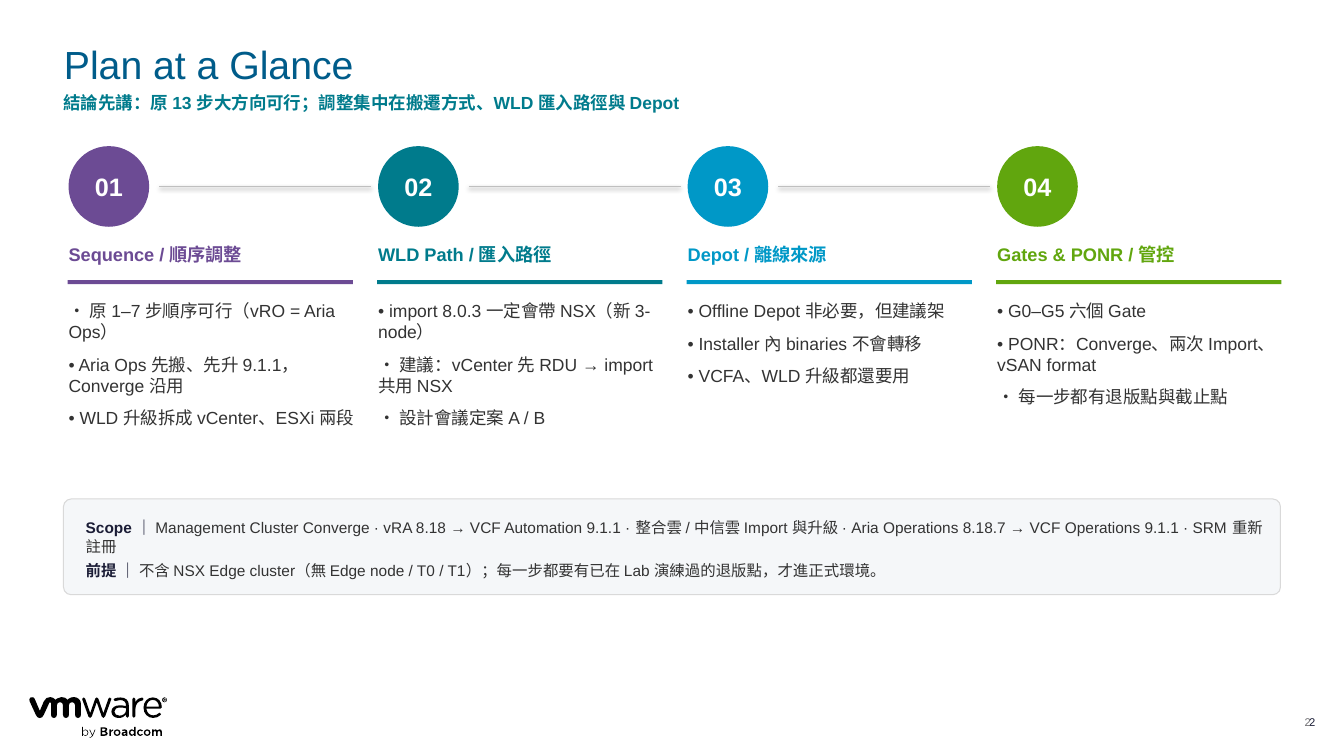
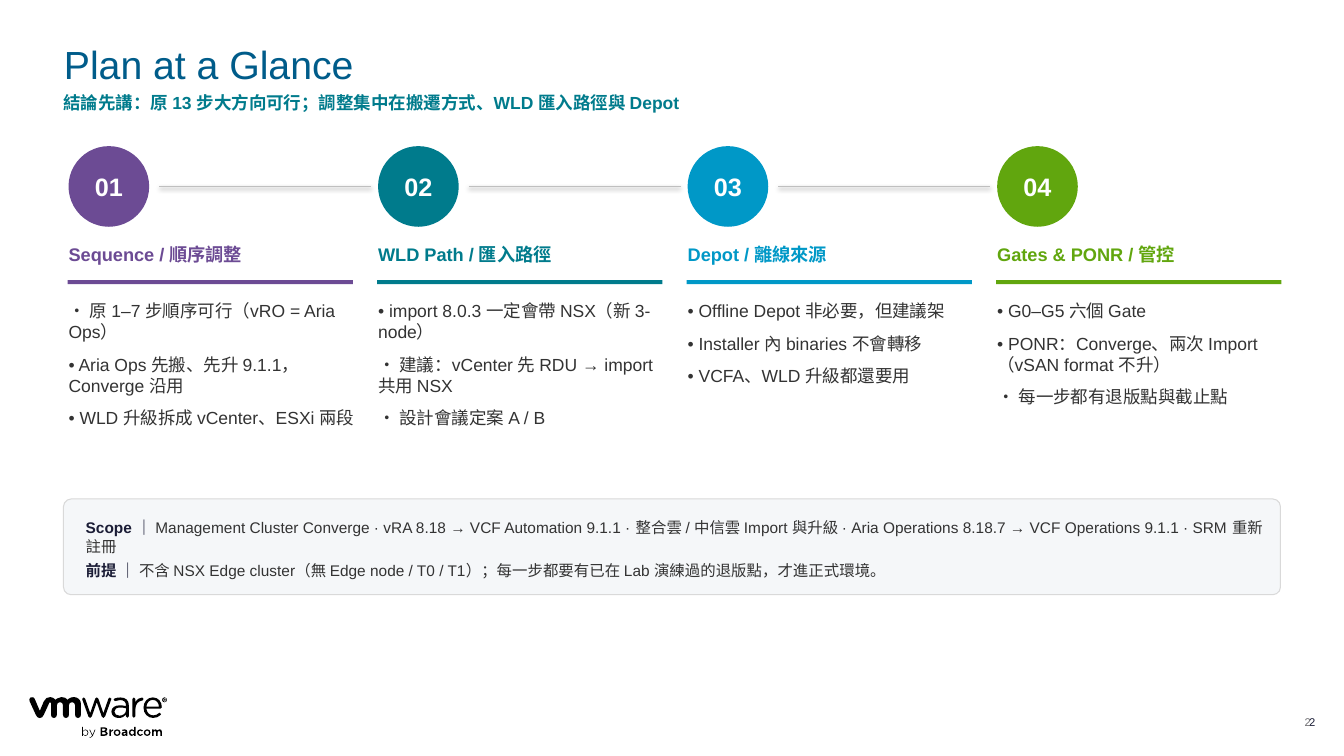
Before and after one commit to kostenyang/cc-vcf911-plan, a slide deck: slide 2 of out/CTBC_VCF911_Converge_Import_Plan.pptx. Drawn at 1344x756 pixels with LibreOffice and Linux fonts; fonts in the diff are those of the drawing. Boxes give left, top, right and bottom in pixels: in the first picture for what was removed or moved away, otherwise in the second. Text is boxed around its words. In the diff, an @@ line names an element or a change of style, - is before the commit and + after.

```diff
--- a/out/CTBC_VCF911_Converge_Import_Plan.pptx
+++ b/out/CTBC_VCF911_Converge_Import_Plan.pptx
@@ text at (x1=997, y1=336, x2=1258, y2=373): text changed @@
-• PONR：Converge、兩次 Import、vSAN format
+• PONR：Converge、兩次 Import（vSAN format 不升）
```
Also in this commit, not shown: 6 other slides changed, 4 other files.
